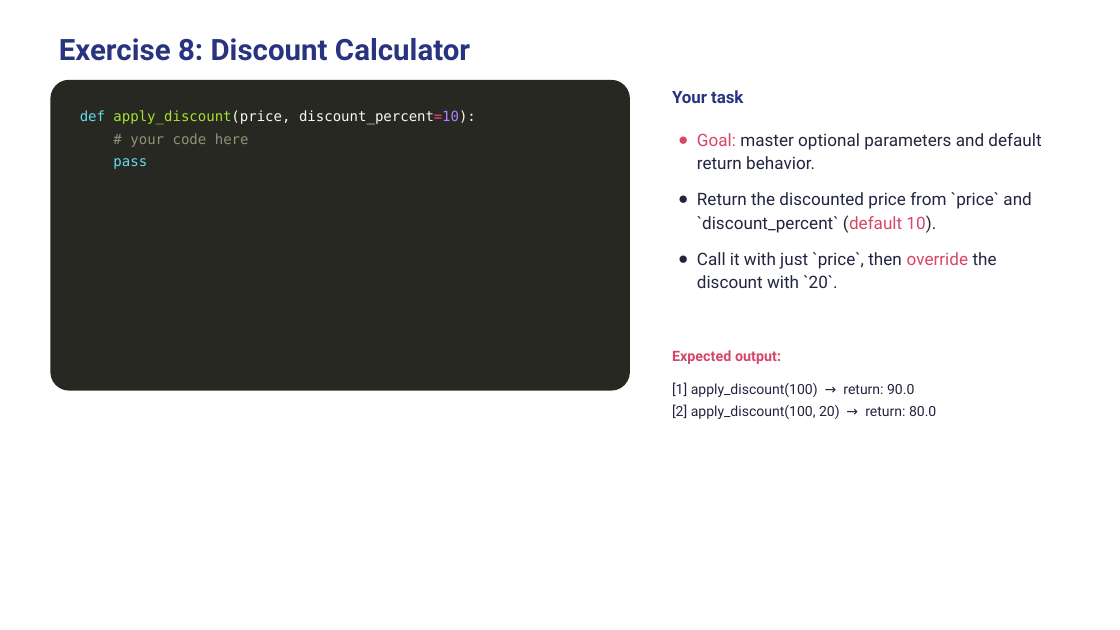
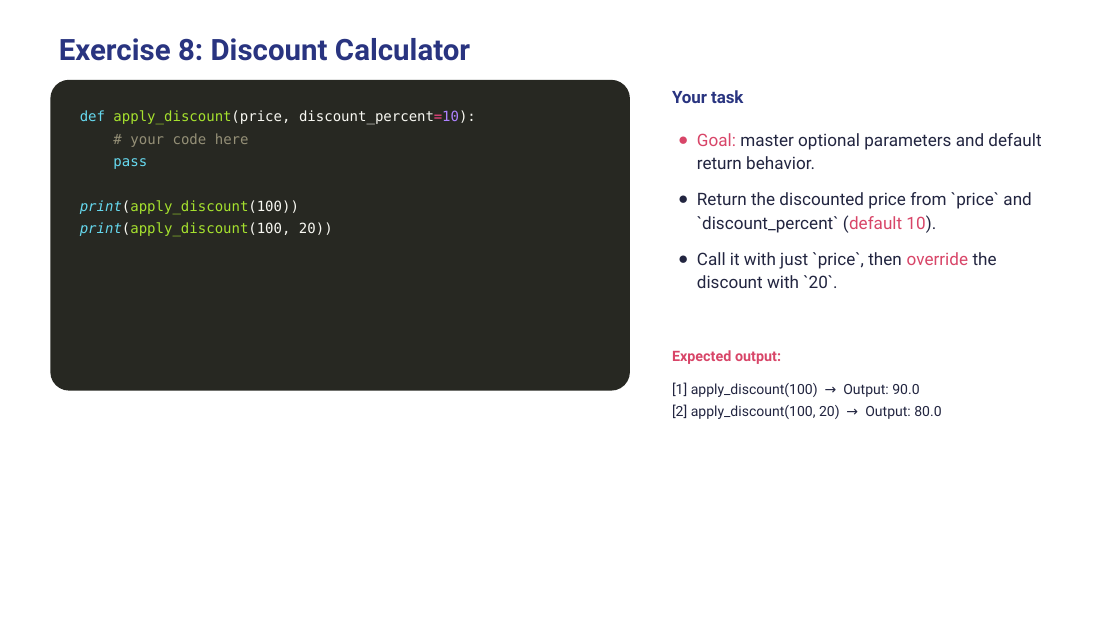
Before and after one commit to wg-training/wg-python-for-data-science-fundamental, a slide deck: slide 27 of slides/09 - Functions.pptx (slide 26 before the commit). Drawn at 1120x630 pixels with LibreOffice and Linux fonts; fonts in the diff are those of the drawing. Boxes give left, top, right and bottom in pixels: in the first picture for what was removed or moved away, otherwise in the second. Text is boxed around its words. In the diff, an @@ line names an element or a change of style, - is before the commit and + after.

```diff
--- a/slides/09 - Functions.pptx
+++ b/slides/09 - Functions.pptx
@@ text at (80, 200, 333, 237): paragraphs added @@
+print(apply_discount(100))
+print(apply_discount(100, 20))
@@ text at (672, 382, 941, 419): text changed @@
-[1] apply_discount(100) → return: 90.0
-[2] apply_discount(100, 20) → return: 80.0
+[1] apply_discount(100) → Output: 90.0
+[2] apply_discount(100, 20) → Output: 80.0
```
Also in this commit, not shown: 11 other slides changed, 3 slides added, 3 slides removed, 3 other files.
